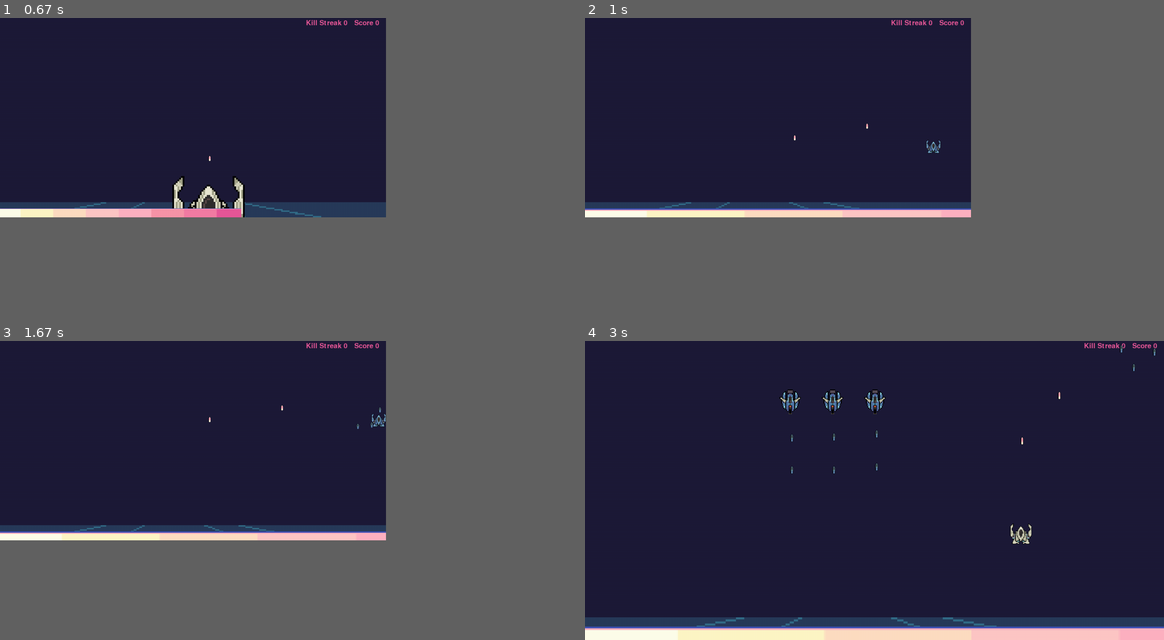
Above: before the commit, frames 1-4 (two rows, left to right).
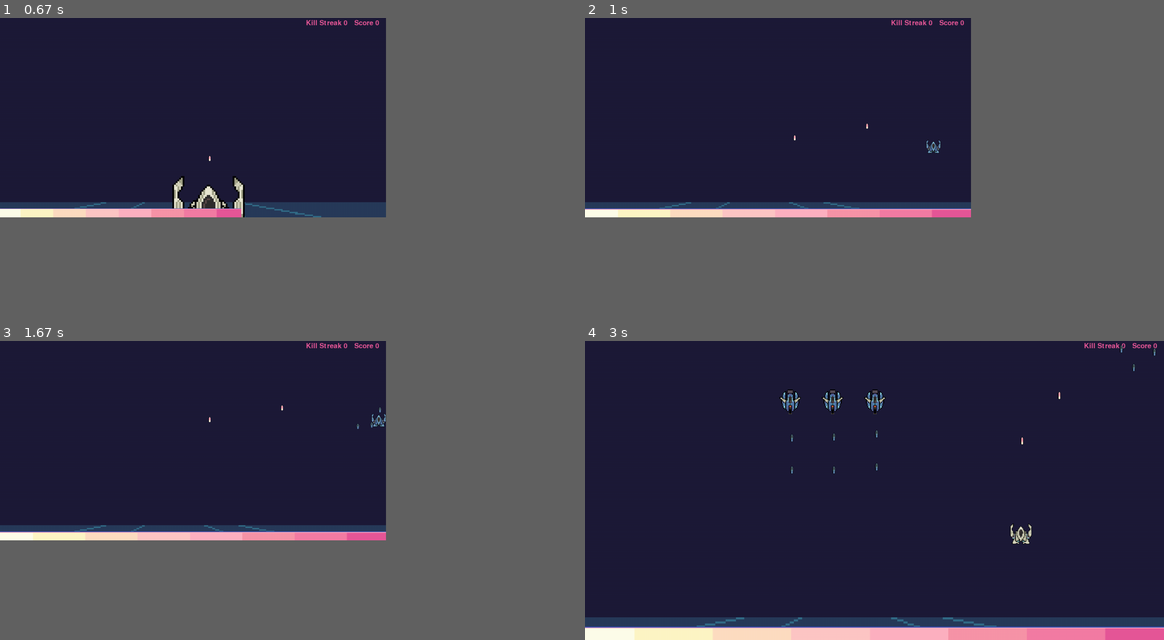
Above: after the commit, the same moments.

Repository: RafaBessa/Shadow_Light_bh_pygame
Game: pygame game, started from Game.py
Two runs of this game, one before a commit and one after it. Both use one fixed random seed, a clock stepped at 60 frames per second and the inputs below.
Inputs:
- Up to frame 1 (0.67 s): tap Space at 0.33 s
- Up to frame 2 (1 s): hold D from 0.67 s (still down); tap Space at 0.73 s; tap E at 0.82 s
- Up to frame 3 (1.67 s): tap Space at 1.03, 1.23, 1.57 s; release D at 1.13 s; hold W 1.17-1.47 s; hold D from 1.5 s (still down)
- Up to frame 4 (3 s): tap Space at 1.87, 2.07, 2.37, 2.63 s; release D at 1.97 s; hold A 2-2.53 s; tap E at 2.15 s; hold S 2.57-2.87 s; tap - at 2.9 s

Frame 1 is identical in both runs. In frame 2, 1.5% of the frame differs, in the area x 0-67%, y 63-67%; in frame 3, 1.5%; in frame 4, 3.1%, in the area x 0-100%, y 95-100%.

Commit message:
Healthbar corrigida

Diff:
--- a/Game.py
+++ b/Game.py
@@ -42,7 +42,7 @@
                 "ship light": .2,
                 "roundguy": .2,
                 "red bullet": .2,
-                "healthbar": 3,
+                "healthbar": 1.6,
                 "dark bullet": .2,
                 "rlight bullet": .2,
                 "zag": .2,
--- a/Player.py
+++ b/Player.py
@@ -14,6 +14,7 @@
         def __init__(self, dimensions, IMG_ASSETS, max_health):
             self.max_health = max_health
             selfh = IMG_ASSETS['healthbar'].get_height()
+            selfw = IMG_ASSETS['healthbar'].get_width()
             super().__init__("healthbar", [0, dimensions[1] - selfh], dimensions, IMG_ASSETS)
 
         def hit(self, dmg):
@@ -38,8 +39,6 @@
             self.coordinates = coordinates
             self.resize(window)
             super().draw(window)
-
-
 
     def __init__(self, coordinates, dimensions, speed, IMG_ASSETS, bullet_key, bullet_speed):
         self.key_light = "ship light"
@@ -172,12 +171,13 @@
         now = time()
         if now - self.timer > self.cooldown:
             self.shootStrategy.Shoot(bullets, IMG_ASSETS, game_screen, self.color,
-                                     self.x, self.y, self.width, self.bullet_speed, self._dimensions, self.high_precision)
+                                     self.x, self.y, self.width, self.bullet_speed, self._dimensions,
+                                     self.high_precision)
 
             self.timer = time()
 
     def scoreUpdate(self, DeathCount, PassingCount):
-        print(str(self.speed))
+        # print(str(self.speed))
         now = time()
         if now - self.score_time > 5:
             self.killStreak = 0
@@ -187,12 +187,12 @@
         _streakValue = 10
         # if PassingCount > 0:
         #     self.killStreak = 0
-        if DeathCount>=1:
-       #     print(str(self.bullet_speed) + " , " +  str(self.cooldown))
+        if DeathCount >= 1:
+            #     print(str(self.bullet_speed) + " , " +  str(self.cooldown))
             self.bullet_speed[0] *= 1.10
             self.cooldown *= 1.15
             self.speed *= 1.06
-            #print(str(self.speed))
+            # print(str(self.speed))
         upgradetype = math.floor(self.killStreak / _streakValue)
         if upgradetype >= len(self._ShootType):
             upgradetype = len(self._ShootType) - 1
Binary file added: assets/bg alt.png
Binary file added: assets/white striped.png
